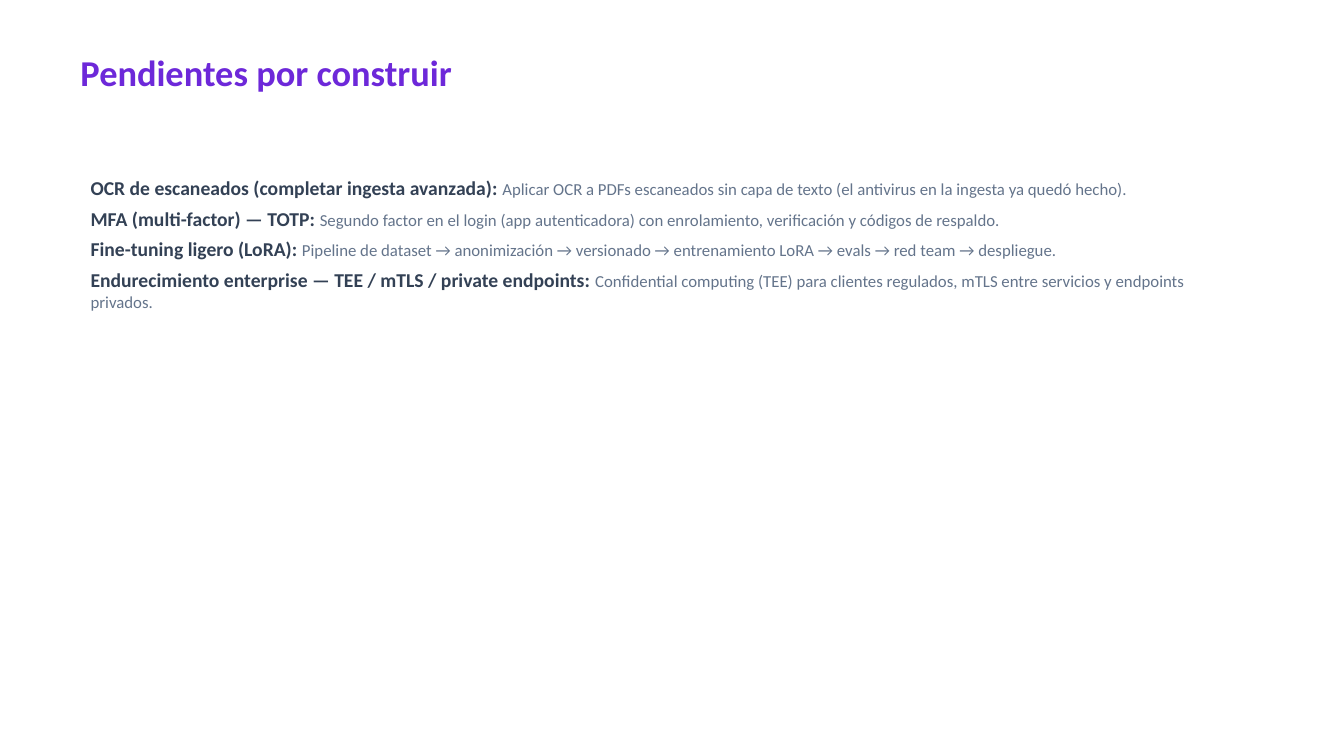
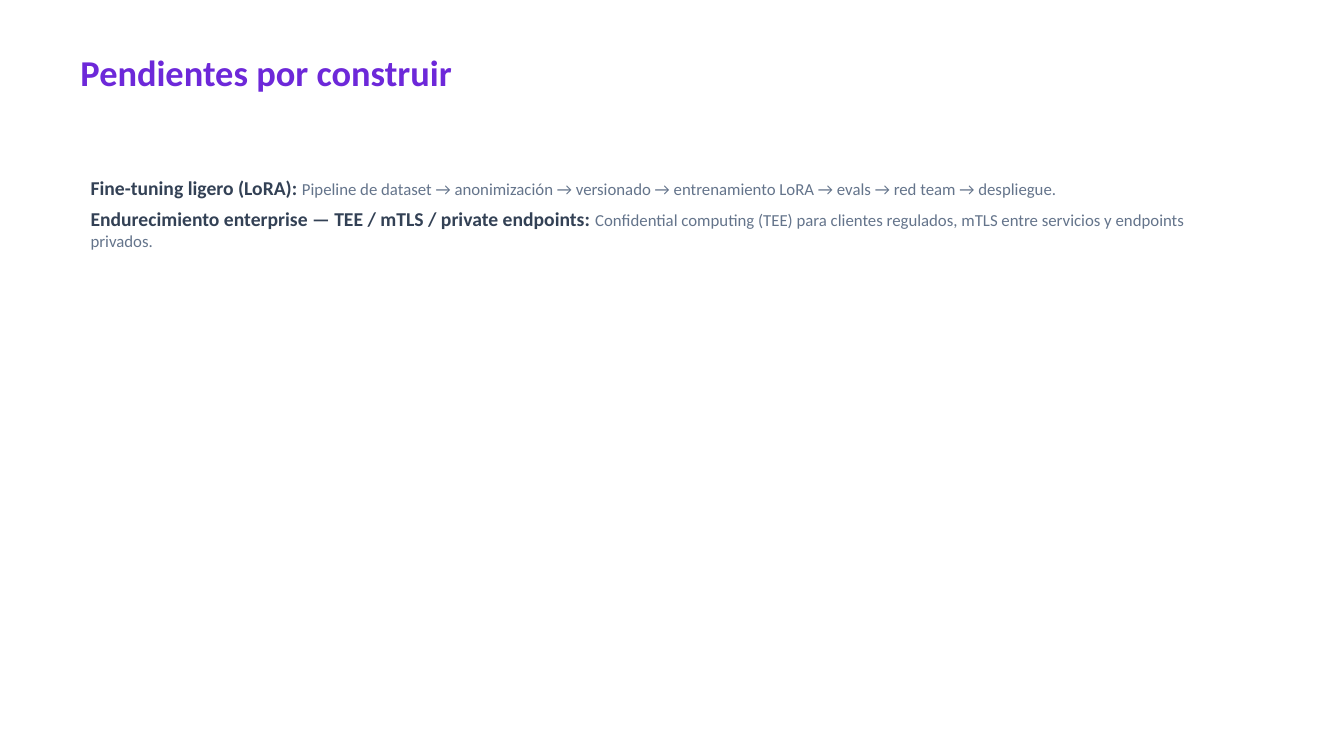
Before and after one commit to angeljba1480-AB/S4Bdashboard, a slide deck: slide 10 of docs/generados/MaestroAI-Tecnico-v2.pptx. Drawn at 1344x756 pixels with LibreOffice and Linux fonts; fonts in the diff are those of the drawing. Boxes give left, top, right and bottom in pixels: in the first picture for what was removed or moved away, otherwise in the second. Text is boxed around its words. In the diff, an @@ line names an element or a change of style, - is before the commit and + after.

```diff
--- a/docs/generados/MaestroAI-Tecnico-v2.pptx
+++ b/docs/generados/MaestroAI-Tecnico-v2.pptx
@@ text at (91, 180, 1126, 229): paragraphs removed @@
-OCR de escaneados (completar ingesta avanzada): Aplicar OCR a PDFs escaneados sin capa de texto (el antivirus en la ingesta ya quedó hecho).
-MFA (multi-factor) — TOTP: Segundo factor en el login (app autenticadora) con enrolamiento, verificación y códigos de respaldo.
```
Also in this commit, not shown: 20 other files.
